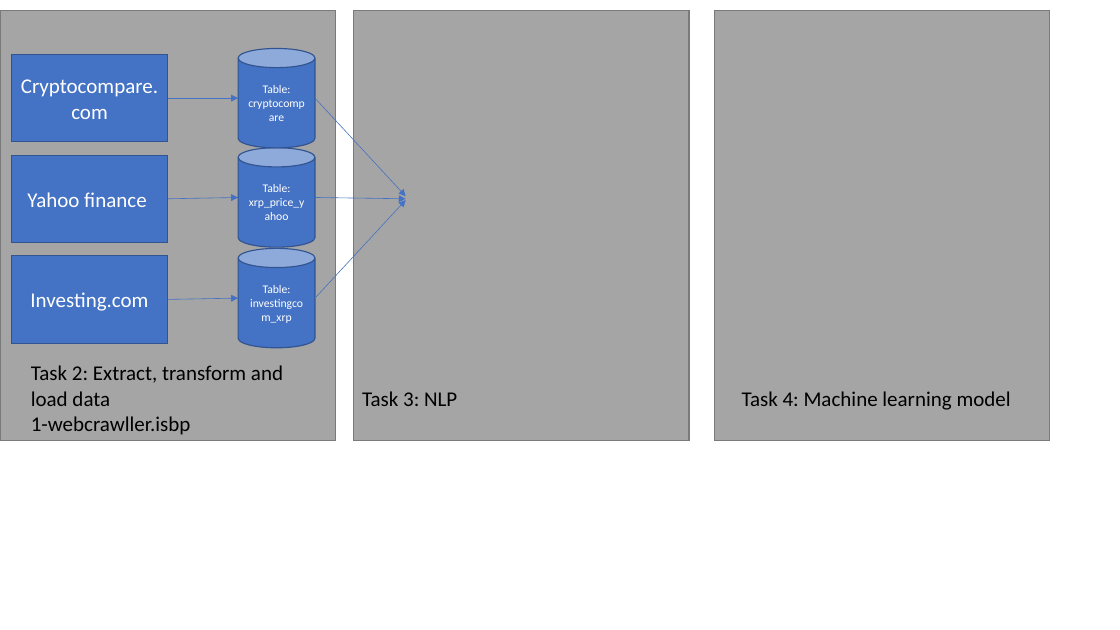
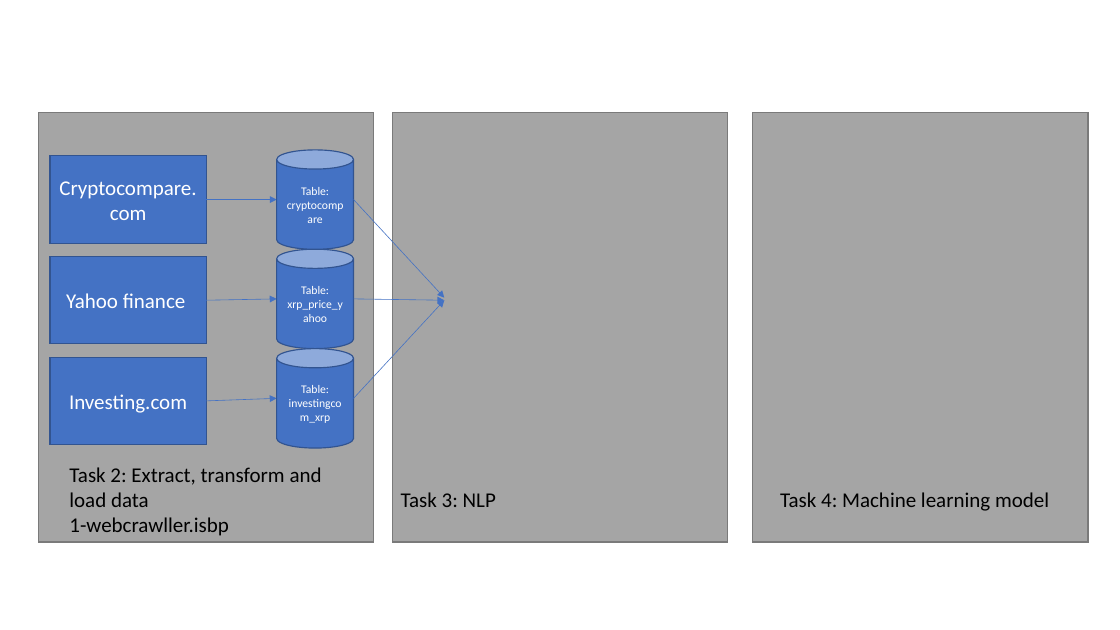
Before and after one commit to jaydendzierbicki/webcrawl-long-short-term-memory-network, a slide deck: slide 2 of task1/model_diagram.pptx. Drawn at 1120x630 pixels with LibreOffice and Linux fonts; fonts in the diff are those of the drawing. Boxes give left, top, right and bottom in pixels: in the first picture for what was removed or moved away, otherwise in the second. Text is boxed around its words. In the diff, an @@ line names an element or a change of style, - is before the commit and + after.

```diff
--- a/task1/model_diagram.pptx
+++ b/task1/model_diagram.pptx
@@ 3 cylinders: place and size @@
-3 cylinders at (239, 49, 316, 348)
+3 cylinders at (276, 150, 354, 448)
@@ 6 rectangles, 6 arrows, 3 texts: place and size @@
-6 rectangles, 6 arrows, 3 texts at (0, 11, 1049, 441)
+6 rectangles, 6 arrows, 3 texts at (39, 113, 1088, 543)
```
Also in this commit, not shown: 3 other files.
